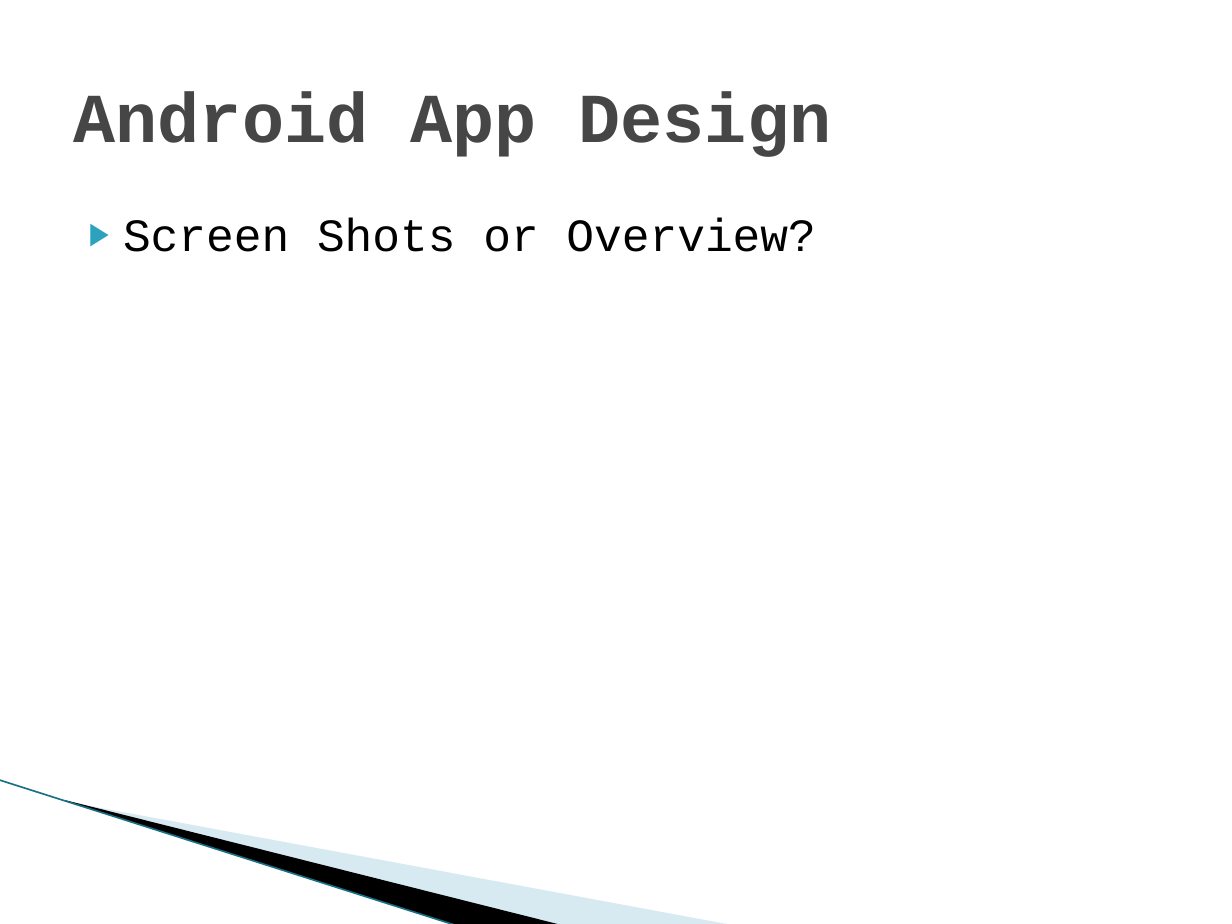
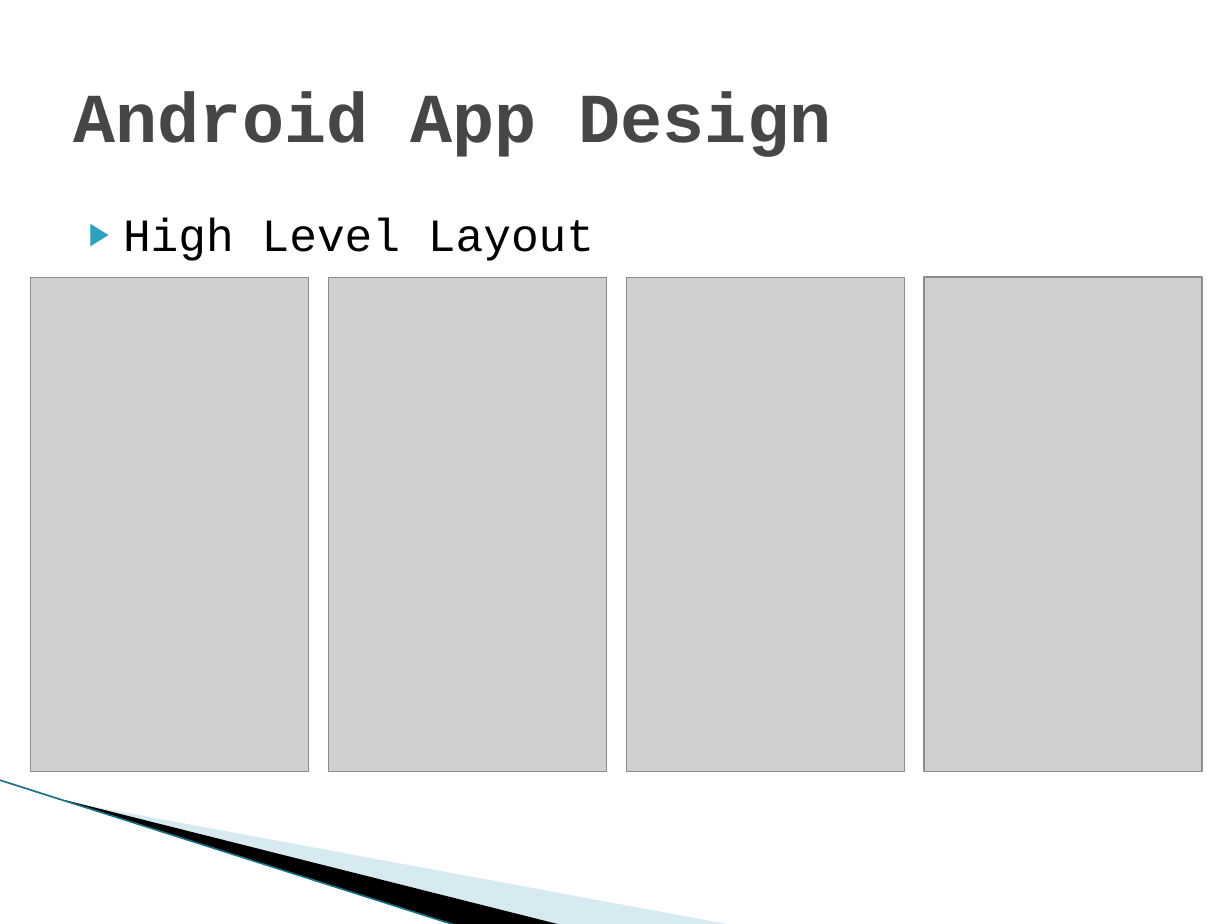
Before and after one commit to SDSMT-CSC/ECPMA, a slide deck: slide 10 of Documentation/Presentation1.pptx (slide 7 before the commit). Drawn at 1232x924 pixels with LibreOffice and Linux fonts; fonts in the diff are those of the drawing; grey boxes stand for pictures; background and template pictures are left out. Boxes give left, top, right and bottom in pixels: in the first picture for what was removed or moved away, otherwise in the second. Text is boxed around its words. In the diff, an @@ line names an element or a change of style, - is before the commit and + after.

Commit message:
PPT and images

```diff
--- a/Documentation/Presentation1.pptx
+++ b/Documentation/Presentation1.pptx
@@ text at box(123, 218, 594, 261): text changed @@
-▶ Screen Shots or Overview?
+▶ High Level Layout
@@ picture added at box(31, 277, 309, 771) @@
@@ picture added at box(329, 277, 607, 771) @@
@@ picture added at box(626, 277, 904, 771) @@
@@ picture added at box(924, 277, 1202, 771) @@
```
Also in this commit, not shown: 5 other slides changed, 7 slides added, 2 slides removed, 4 other files.
